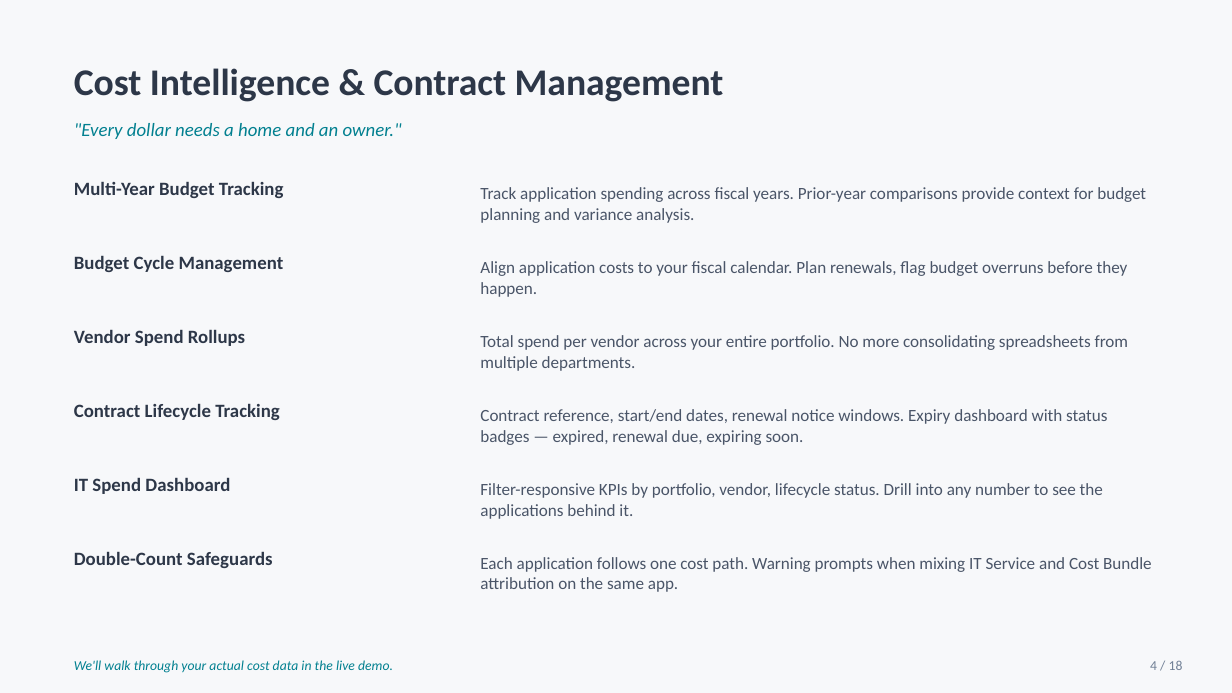
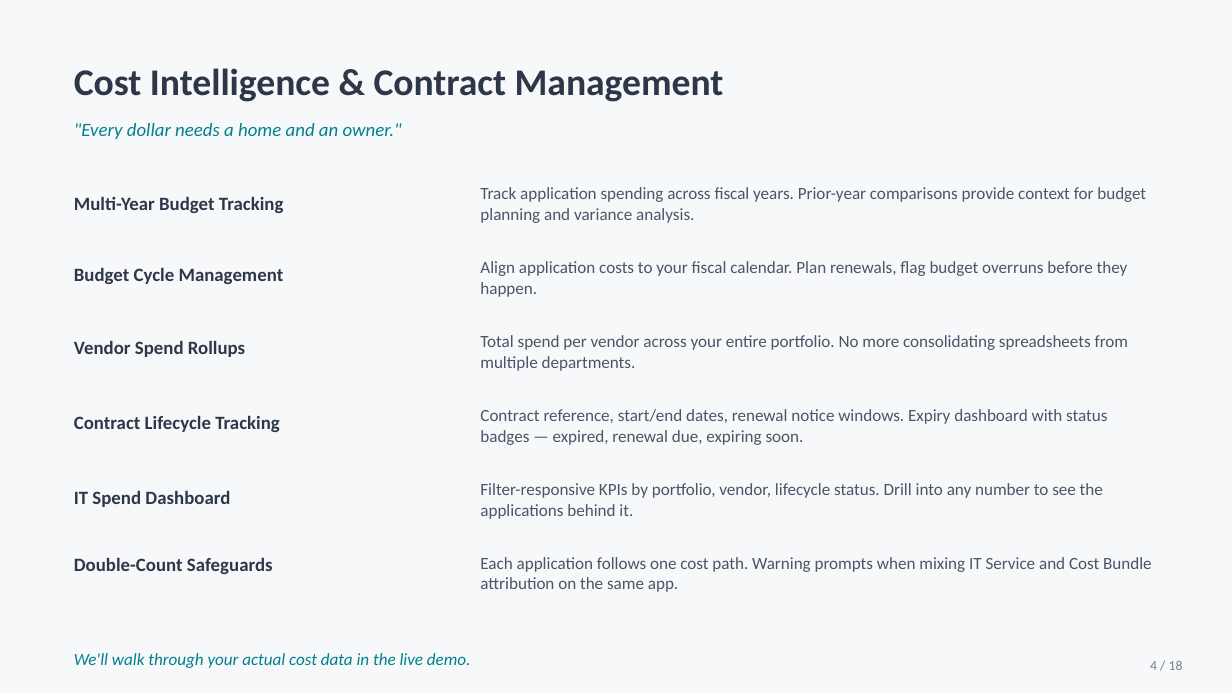
Before and after one commit to sholtby/getinsync-architecture, a slide deck: slide 4 of marketing/GetInSync_NextGen_Garland_Light.pptx. Drawn at 1232x693 pixels with LibreOffice and Linux fonts; fonts in the diff are those of the drawing. Boxes give left, top, right and bottom in pixels: in the first picture for what was removed or moved away, otherwise in the second. Text is boxed around its words. In the diff, an @@ line names an element or a change of style, - is before the commit and + after.

Commit message:
docs: Garland deck - formatting changes, renamed files

```diff
--- a/marketing/GetInSync_NextGen_Garland_Light.pptx
+++ b/marketing/GetInSync_NextGen_Garland_Light.pptx
@@ 4 texts: place and size @@
-4 texts at (74, 181, 284, 494)
+4 texts at (74, 196, 284, 507)
@@ text "Vendor Spend Rollups": place and size @@
-text "Vendor Spend Rollups" at (74, 329, 245, 346)
+text "Vendor Spend Rollups" at (74, 340, 245, 357)
@@ text "Double-Count Safeguards": place and size @@
-text "Double-Count Safeguards" at (74, 551, 273, 568)
+text "Double-Count Safeguards" at (74, 557, 273, 574)
@@ text "We'll walk through your actual ..." at (74, 653, 470, 668): size 8 to 10 pt @@
```
Also in this commit, not shown: 15 other slides changed, 2 other files.
